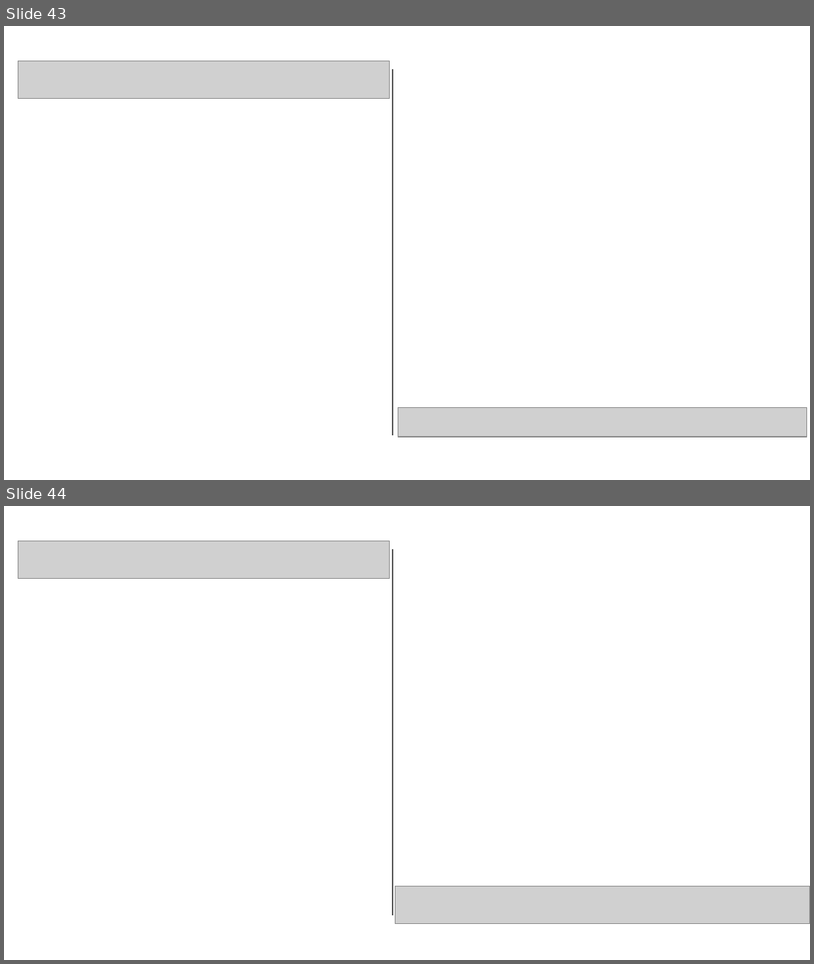
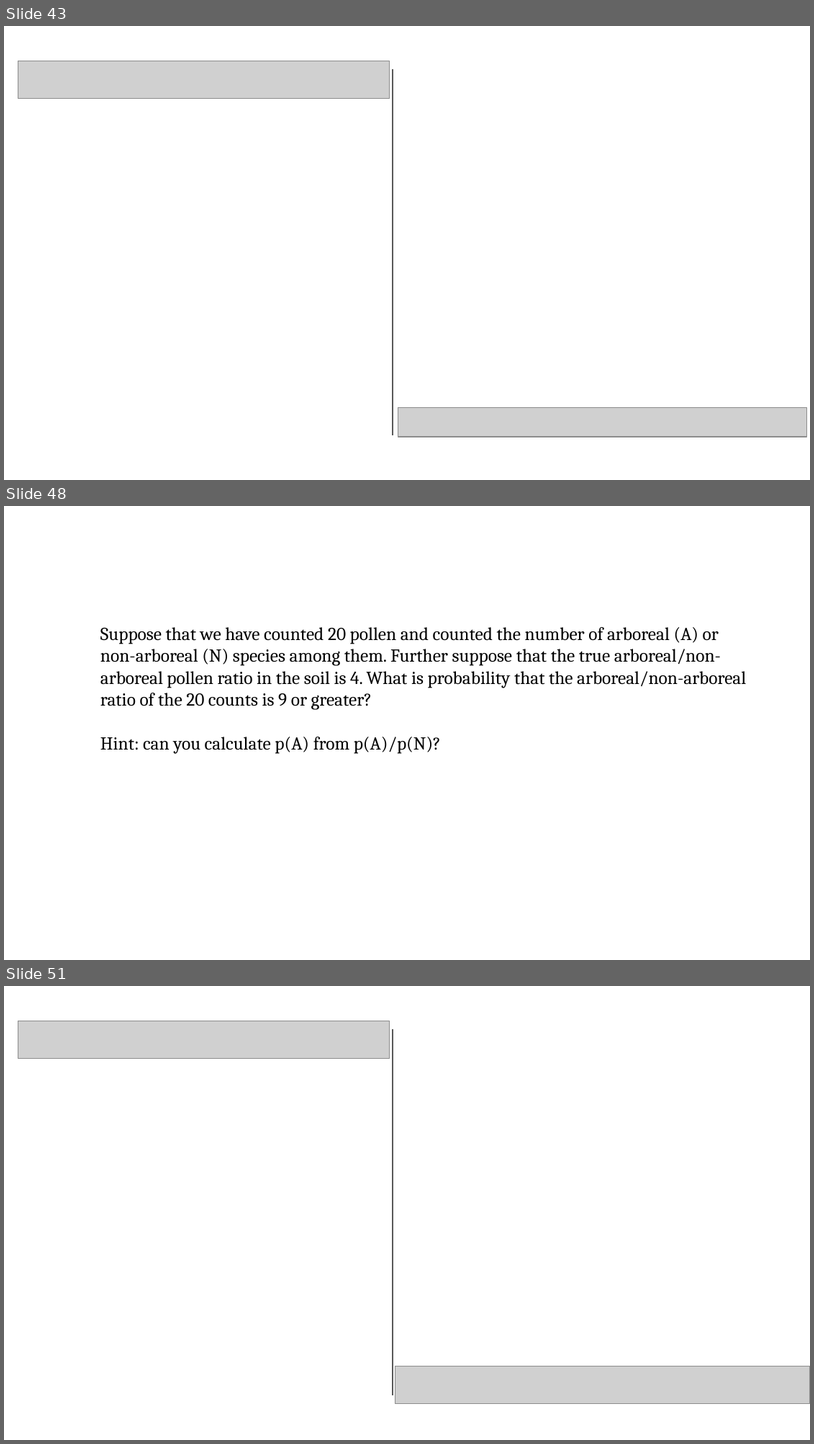
Before and after one commit to pvermees/geostats, a slide deck: slides/quizzes.odp. Shown one above the other, each under a label of ours: slides 43 and 44 before the commit, slides 43, 48 and 51 after it; the slides between them are not shown. The pictures are 814x964 and 814x1444 pixels, drawn with LibreOffice and Linux fonts; fonts in the diff are those of the drawing; grey boxes stand for pictures. Boxes give left, top, right and bottom in pixels: in the first picture for what was removed or moved away, otherwise in the second. Text is boxed around its words. In the diff, an @@ line names an element or a change of style, - is before the commit and + after.

```diff
--- a/slides/quizzes.odp
+++ b/slides/quizzes.odp
@@ slide 48 added at [4, 506, 810, 960], background #FFFFFF @@
@@ text added at [100, 627, 746, 754], 18 pt, text #000000 @@
+Suppose that we have counted 20 pollen and counted the number of arboreal (A) or non-arboreal (N) species among them. Further suppose that the true arboreal/non-arboreal pollen ratio in the soil is 4. What is probability that the arboreal/non-arboreal ratio of the 20 counts is 9 or greater?
+Hint: can you calculate p(A) from p(A)/p(N)?
@@ what was slide 44 is now slide 51 @@
```
Also in this commit, not shown: 6 other slides added, 2 other files.
